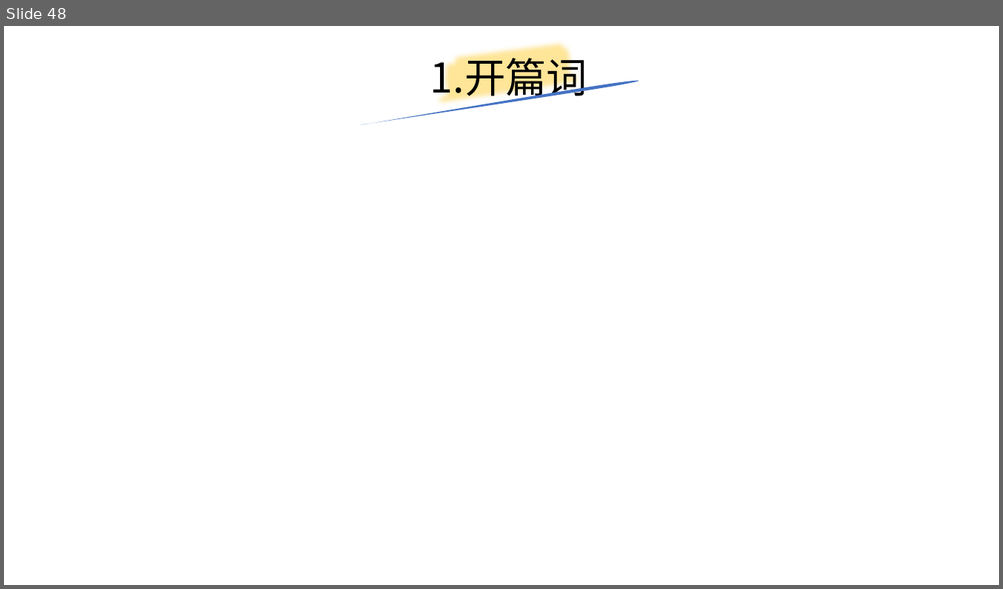
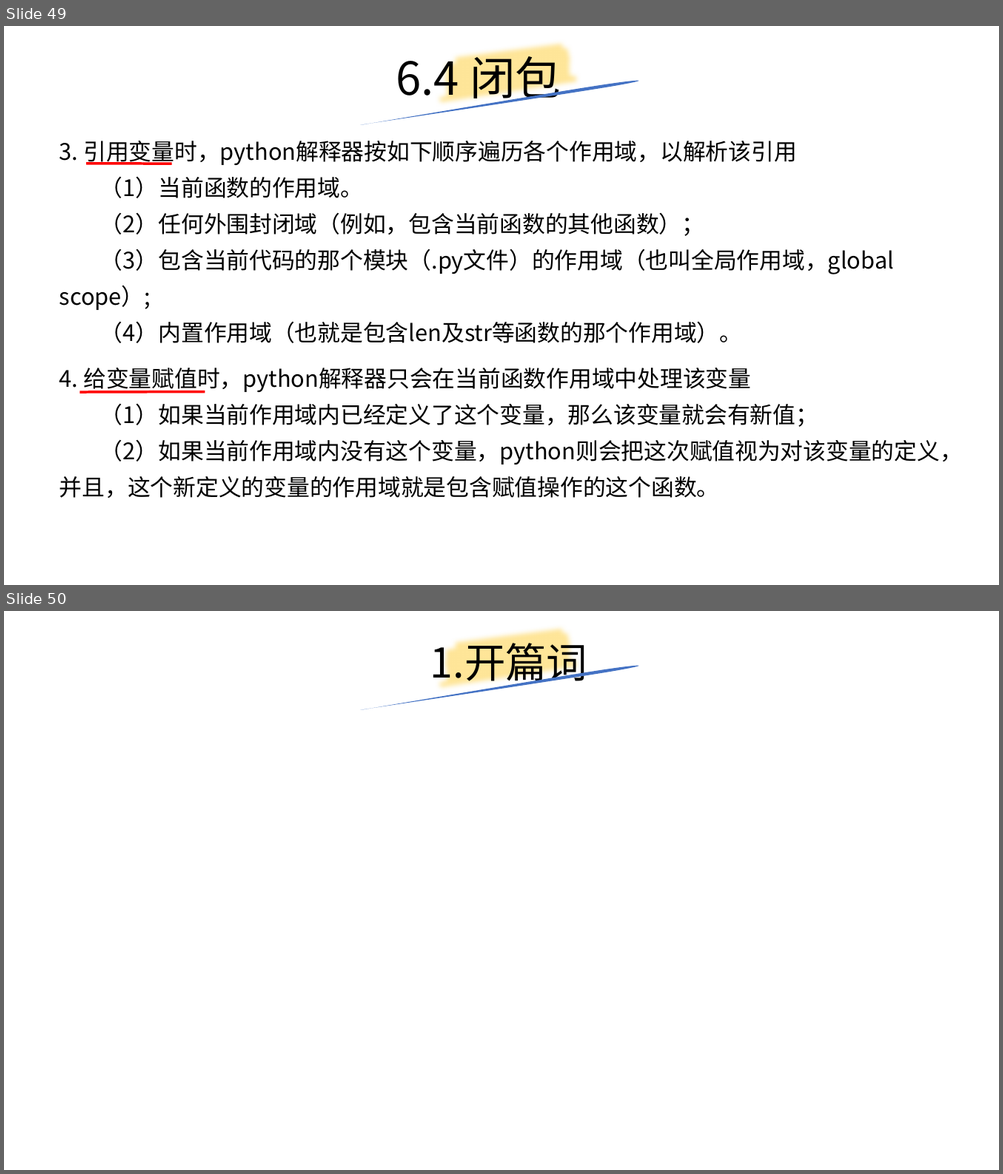
Before and after one commit to yiwenliu/CorePython, a slide deck: PPT/CorePython.pptx. Shown one above the other, each under a label of ours: slide 48 before the commit, slides 49 and 50 after it. The pictures are 1003x589 and 1003x1174 pixels, drawn with LibreOffice and Linux fonts; fonts in the diff are those of the drawing. Boxes give left, top, right and bottom in pixels: in the first picture for what was removed or moved away, otherwise in the second. Text is boxed around its words. In the diff, an @@ line names an element or a change of style, - is before the commit and + after.

Commit message:
20210108

```diff
--- a/PPT/CorePython.pptx
+++ b/PPT/CorePython.pptx
@@ slide 49 added at box(4, 26, 999, 585), background #FFFFFF @@
@@ freeform shape added at box(434, 26, 586, 124), outline #FFE699 16 pt @@
@@ title added at box(396, 48, 560, 107), 44 pt, text #000000 @@
+6.4 闭包
@@ freeform shape added at box(359, 79, 640, 124), fill #4472C4 @@
@@ text added at box(60, 141, 893, 343), 22 pt, text #000000 @@
+3. 引用变量时，python解释器按如下顺序遍历各个作用域，以解析该引用
+（1）当前函数的作用域。
+（2）任何外围封闭域（例如，包含当前函数的其他函数）；
+（3）包含当前代码的那个模块（.py文件）的作用域（也叫全局作用域，global scope）;
+（4）内置作用域（也就是包含len及str等函数的那个作用域）。
@@ line added from (86, 164) to (172, 164), #FF0000 2.5 pt @@
@@ text added at box(60, 368, 962, 498), 22 pt, text #000000 @@
+4. 给变量赋值时，python解释器只会在当前函数作用域中处理该变量
+（1）如果当前作用域内已经定义了这个变量，那么该变量就会有新值；
+（2）如果当前作用域内没有这个变量，python则会把这次赋值视为对该变量的定义，并且，这个新定义的变量的作用域就是包含赋值操作的这个函数。
@@ line added from (80, 392) to (205, 392), #FF0000 2.5 pt @@
@@ what was slide 48 is now slide 50 @@
```
Also in this commit, not shown: 1 other slide added.
